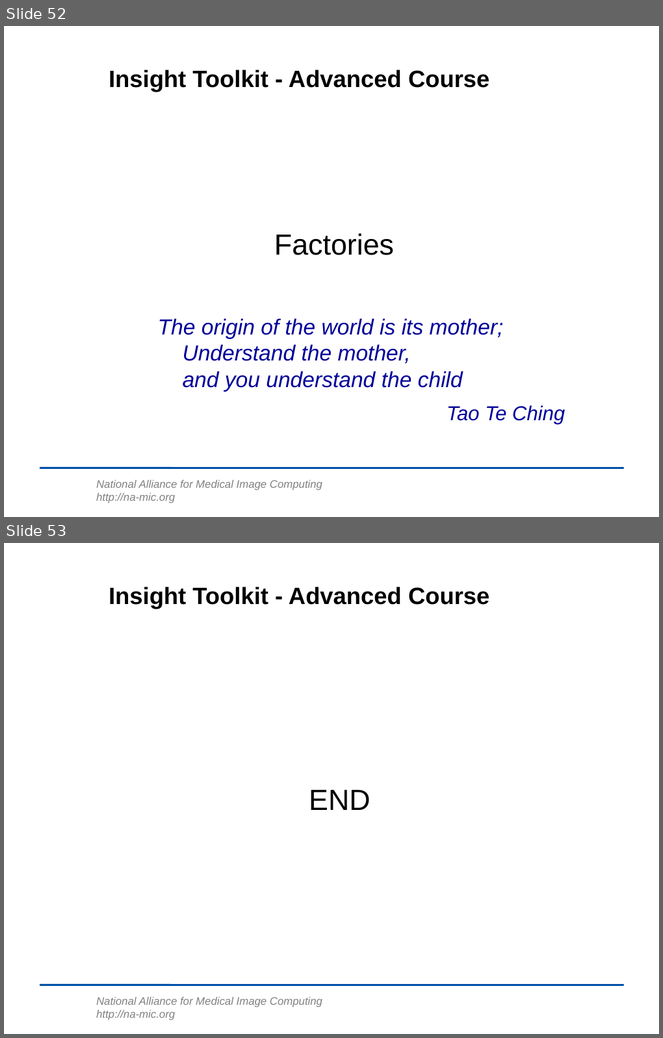
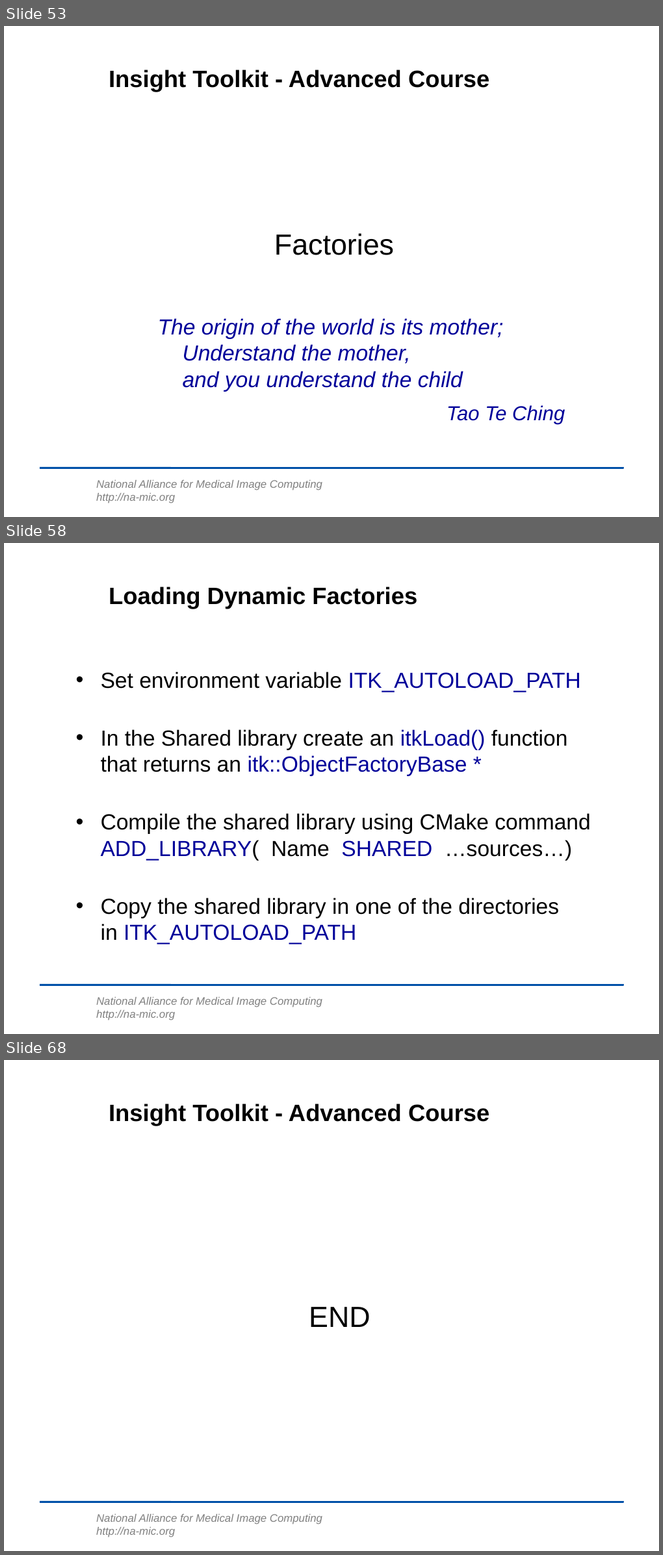
Before and after one commit to lheckemann/namic-sandbox, a slide deck: ITKAdvancedCourse/doc/presentations/Insight-DesignPatterns.ppt. Shown one above the other, each under a label of ours: slides 52 and 53 before the commit, slides 53, 58 and 68 after it; the slides between them are not shown. The pictures are 663x1038 and 663x1555 pixels, drawn with LibreOffice and Linux fonts; fonts in the diff are those of the drawing; background and template pictures are left out. Boxes give left, top, right and bottom in pixels: in the first picture for what was removed or moved away, otherwise in the second. Text is boxed around its words. In the diff, an @@ line names an element or a change of style, - is before the commit and + after.

Commit message:
ENH: Factories finished.      Traits finished.

```diff
--- a/ITKAdvancedCourse/doc/presentations/Insight-DesignPatterns.ppt
+++ b/ITKAdvancedCourse/doc/presentations/Insight-DesignPatterns.ppt
@@ slide 58 added at bbox=[4, 543, 659, 1034], background #FFFFFF; not listed: 2 template elements that a slide beside it also shows @@
@@ title added at bbox=[109, 587, 417, 609], 26 pt, text #000000, bold @@
+Loading Dynamic Factories
@@ text added at bbox=[101, 672, 591, 945], 24 pt, text #000000 @@
+• Set environment variable ITK_AUTOLOAD_PATH
+• In the Shared library create an itkLoad() function
+  that returns an itk::ObjectFactoryBase *
+• Compile the shared library using CMake command
+  ADD_LIBRARY( Name SHARED …sources…)
+• Copy the shared library in one of the directories
+  in ITK_AUTOLOAD_PATH
@@ what was slide 52 is now slide 53 @@
@@ what was slide 53 is now slide 68 @@
```
Also in this commit, not shown: 2 slides changed, 14 other slides added.
